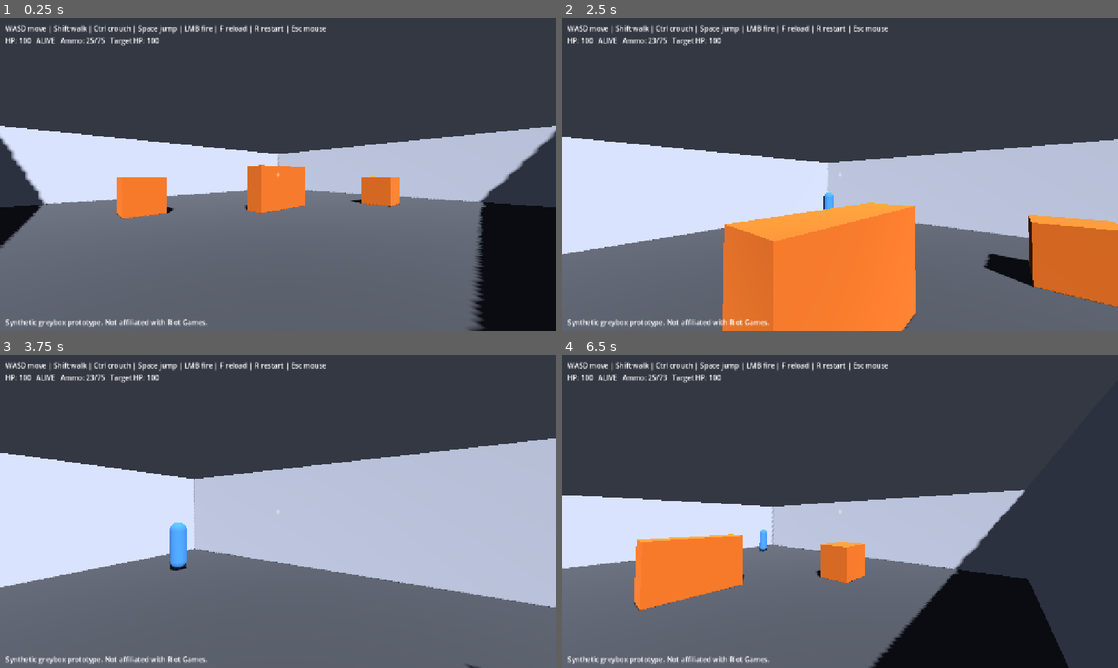
Above: before the commit, frames 1-4 (two rows, left to right).
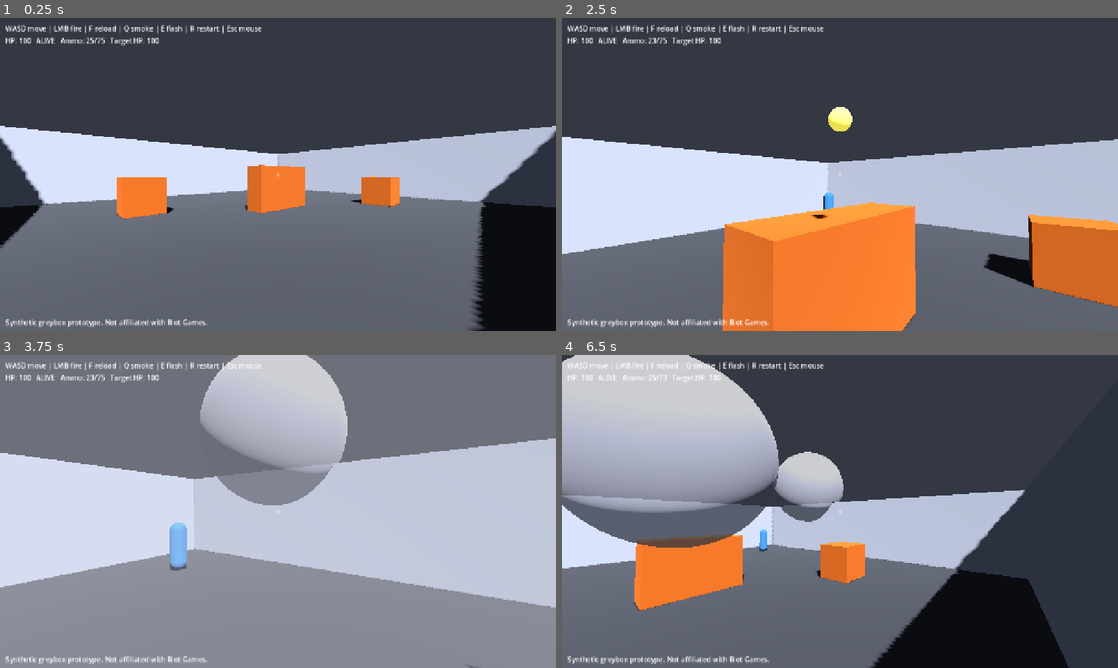
Above: after the commit, the same moments.

Repository: Wonho2007/callout-trainer
Game: Godot game, scene res://scenes/main.tscn
Same seed, same stepped clock (60 frames per second), same inputs: the game is played once before the commit and once after it.
Inputs (mouse positions are in pixels of both pictures, inside the frame that each line leads up to):
- Up to frame 1 (0.25 s): no input
- Up to frame 2 (2.5 s): tap Enter at 0.5 s; move the mouse to (867, 174) at 0.52 s; hold Ctrl (crouch) 0.53-1.28 s; hold W (move_forward) from 0.53 s (still down); tap Space (jump) at 0.77, 1.07, 1.52, 1.82 s; click (867, 174) at 0.8 s; move the mouse to (812, 174) at 1.27 s; click (812, 174) at 1.35 s; tap Shift (walk) at 1.55 s; move the mouse to (851, 168) at 2.02 s; hold Shift (walk) from 2.03 s (still down); tap E (throw_flash, bound only after the commit) at 2.3 s
- Up to frame 3 (3.75 s): keep holding W (move_forward); move the mouse to (272, 517) at 2.77 s; release Shift (walk) at 2.78 s; tap E (throw_flash, bound only after the commit) at 2.85 s; tap Space (jump) at 3.02, 3.32 s; tap Q (throw_smoke, bound only after the commit) at 3.05 s; move the mouse to (316, 514) at 3.52 s; hold Q (throw_smoke, bound only after the commit) from 3.53 s (still down)
- Up to frame 4 (6.5 s): tap Space (jump) at 3.77, 3.8, 4.07, 4.35, 4.52, 4.82, 6.02, 6.32 s; tap F (reload) at 4.15 s; move the mouse to (795, 508) at 4.27 s; release Q (throw_smoke, bound only after the commit) at 4.28 s; tap Ctrl (crouch) at 4.55 s; tap R (restart) at 4.9 s; move the mouse to (845, 511) at 5.02 s; hold Ctrl (crouch) 5.03-5.78 s; click (845, 511) at 5.3 s; move the mouse to (817, 505) at 5.77 s; release W (move_forward) at 5.78 s; hold D (move_right) from 5.78 s (still down); click (817, 505) at 5.85 s; tap Shift (walk) at 6.05 s

The runs differ from the first frame. In frame 1, 0.6% of the frame differs, in the area x 9-59%, y 2-6%; in frame 2, 0.9%; in frame 3, 65%, in the area x 0-100%, y 0-100%; in frame 4, 23%.

Commit message:
Add smoke and flash utility primitives (Person 1)
Data-driven utility (utility/abilities.json) mapped onto the brief's primitives.
UtilitySystem spawns effects and exposes geometric queries for perception and
the shared weapon. Smoke is a timed spherical los_blocker (layer 5) that blocks
shots and LOS and fogs the first-person view when inside. Flash is a tossed
RigidBody3D projectile that arcs, bounces, detonates after a delay, and blinds
the player scaled by facing/range, blocked by smoke/geometry. Weapon gains an
optional occluder so shots crossing smoke are blocked. Effects expose queries,
not policy inputs; occlusion uses the same tests perception will use.

Verified in Godot 4.4.1: Q smoke blocks shots and fogs view; E flash arcs and
whiteouts based on gaze. Values are documented placeholders. check_repo passes.

Diff:
--- a/project.godot
+++ b/project.godot
@@ -79,6 +79,16 @@
 "events": [Object(InputEventKey,"resource_local_to_scene":false,"resource_name":"","device":-1,"window_id":0,"alt_press …(190 unchanged characters)…
 ]
 }
+throw_smoke={
+"deadzone": 0.5,
+"events": [Object(InputEventKey,"resource_local_to_scene":false,"resource_name":"","device":-1,"window_id":0,"alt_pressed":false,"shift_pressed":false,"ctrl_pressed":false,"meta_pressed":false,"pressed":false,"keycode":0,"physical_keycode":81,"key_label":0,"unicode":0,"location":0,"echo":false,"script":null)
+]
+}
+throw_flash={
+"deadzone": 0.5,
+"events": [Object(InputEventKey,"resource_local_to_scene":false,"resource_name":"","device":-1,"window_id":0,"alt_pressed":false,"shift_pressed":false,"ctrl_pressed":false,"meta_pressed":false,"pressed":false,"keycode":0,"physical_keycode":69,"key_label":0,"unicode":0,"location":0,"echo":false,"script":null)
+]
+}
 
 [layer_names]
 
@@ -86,6 +96,7 @@
 3d_physics/layer_2="player"
 3d_physics/layer_3="bots"
 3d_physics/layer_4="regions"
+3d_physics/layer_5="smoke"
 
 [rendering]
 
--- a/scenes/main.gd
+++ b/scenes/main.gd
@@ -10,6 +10,7 @@
 const ActorScene := preload("res://actors/actor_base.tscn")
 
 @onready var builder = $SandboxBuilder
+@onready var utility: UtilitySystem = $UtilitySystem
 
 var _player: ActorBase
 var _target: ActorBase
@@ -52,6 +53,10 @@
 	_player = PlayerScene.instantiate()
 	add_child(_player)
 	_player.died.connect(_on_player_died)
+	# Give the player references it needs for utility (shared mechanics side).
+	_player.utility = utility
+	_player.flash_overlay = get_node_or_null("HUD/FlashOverlay")
+	_player.smoke_overlay = get_node_or_null("HUD/SmokeOverlay")
 	if spawn:
 		_player.teleport_to(spawn)
 	else:
@@ -91,7 +96,7 @@
 func _update_hud() -> void:
 	var hud := get_node_or_null("HUD/Hints")
 	if hud:
-		hud.text = "WASD move | Shift walk | Ctrl crouch | Space jump | LMB fire | F reload | R restart | Esc mouse"
+		hud.text = "WASD move | LMB fire | F reload | Q smoke | E flash | R restart | Esc mouse"
 
 
 func _update_status() -> void:
--- a/scenes/main.tscn
+++ b/scenes/main.tscn
@@ -1,7 +1,8 @@
-[gd_scene load_steps=3 format=3 uid="uid://cm4in00000001"]
+[gd_scene load_steps=4 format=3 uid="uid://cm4in00000001"]
 
 [ext_resource type="Script" uid="uid://dfec0kcp4d87e" path="res://scenes/main.gd" id="1"]
 [ext_resource type="Script" uid="uid://cwwxwe76bs0qx" path="res://world/sandbox_builder.gd" id="2"]
+[ext_resource type="Script" uid="uid://ogm6vrlqe11l" path="res://utility/utility_system.gd" id="3"]
 
 [node name="Main" type="Node3D"]
 script = ExtResource("1")
@@ -9,14 +10,31 @@
 [node name="SandboxBuilder" type="Node3D" parent="."]
 script = ExtResource("2")
 
+[node name="UtilitySystem" type="Node3D" parent="."]
+script = ExtResource("3")
+
 [node name="HUD" type="CanvasLayer" parent="."]
+
+[node name="FlashOverlay" type="ColorRect" parent="HUD"]
+anchors_preset = 15
+anchor_right = 1.0
+anchor_bottom = 1.0
+mouse_filter = 2
+color = Color(1, 1, 1, 0)
+
+[node name="SmokeOverlay" type="ColorRect" parent="HUD"]
+anchors_preset = 15
+anchor_right = 1.0
+anchor_bottom = 1.0
+mouse_filter = 2
+color = Color(0.82, 0.82, 0.86, 0)
 
 [node name="Hints" type="Label" parent="HUD"]
 offset_left = 12.0
 offset_top = 12.0
 offset_right = 900.0
 offset_bottom = 40.0
-text = "WASD move | Shift walk | Ctrl crouch | Space jump | LMB fire | F reload | R restart | Esc mouse"
+text = "WASD move | LMB fire | F reload | Q smoke | E flash | R restart | Esc mouse"
 
 [node name="Crosshair" type="Label" parent="HUD"]
 anchors_preset = 8
--- a/scenes/player/player.gd
+++ b/scenes/player/player.gd
@@ -16,8 +16,14 @@
 @onready var collision: CollisionShape3D = $CollisionShape3D
 @onready var weapon: Weapon = $Camera3D/Weapon
 
+## Injected by main: the shared utility system and the HUD overlays.
+var utility: UtilitySystem
+var flash_overlay: ColorRect
+var smoke_overlay: ColorRect
+
 var _pitch: float = 0.0
 var _mouse_captured: bool = false
+var _flash_blind_remaining: float = 0.0
 
 
 func _ready() -> void:
@@ -40,15 +46,86 @@
 	# Reload (F). Only when alive and mouse captured (not in a menu).
 	if event.is_action_pressed("reload") and is_alive and _mouse_captured:
 		weapon.reload()
+	# Throw utility: land it where the player is aiming (first geometry hit).
+	if is_alive and _mouse_captured and utility:
+		if event.is_action_pressed("throw_smoke"):
+			utility.throw_smoke(_aim_landing_point())
+		elif event.is_action_pressed("throw_flash"):
+			var from := camera.global_position - camera.global_transform.basis.z * 0.5
+			var toss := -camera.global_transform.basis.z * 12.0 + Vector3.UP * 3.0
+			var f := utility.throw_flash(from, toss)
+			if f:
+				f.detonated.connect(_on_flash_detonated)
+
+
+## Where the player is aiming lands on the first world surface, else a point
+## ahead. Used as the utility deploy position.
+func _aim_landing_point() -> Vector3:
+	var origin := camera.global_position
+	var dir := -camera.global_transform.basis.z
+	var space := get_world_3d().direct_space_state
+	var query := PhysicsRayQueryParameters3D.create(origin, origin + dir * 40.0)
+	query.collide_with_bodies = true
+	query.exclude = [get_rid()]
+	var hit := space.intersect_ray(query)
+	if hit:
+		return hit.position
+	return origin + dir * 15.0
+
+
+func _on_flash_detonated(source_position: Vector3) -> void:
+	# Apply the blind to the player using the same geometry rule as bots: the
+	# flash must be visible (clear LOS, not through smoke) to blind.
+	var eye := camera.global_position
+	var forward := -camera.global_transform.basis.z
+	var has_los := _has_clear_los(eye, source_position)
+	# Find the active flash to compute duration.
+	for flash in utility.active_flashes():
+		var dur: float = flash.blind_duration_for(eye, forward, has_los)
+		if dur > _flash_blind_remaining:
+			_flash_blind_remaining = dur
+
+
+## Clear line of sight between two points: not blocked by world geometry or by
+## any active smoke (the shared occlusion rule).
+func _has_clear_los(a: Vector3, b: Vector3) -> bool:
+	var space := get_world_3d().direct_space_state
+	var query := PhysicsRayQueryParameters3D.create(a, b)
+	query.collide_with_bodies = true
+	query.exclude = [get_rid()]
+	var hit := space.intersect_ray(query)
+	if hit:
+		return false
+	if utility and utility.segment_blocked_by_smoke(a, b):
+		return false
+	return true
 
 
 func _fire_weapon() -> void:
 	# Fire from the camera along its forward direction. Spread widens while
-	# moving. The weapon raycasts against the world and applies damage itself.
+	# moving. The weapon raycasts against the world and applies damage itself;
+	# shots whose line crosses active smoke are blocked (shared LOS rule).
+	weapon.occluder = utility
 	var origin := camera.global_position
 	var direction := -camera.global_transform.basis.z
 	var moving := velocity.length() > 0.5
 	weapon.fire(origin, direction, moving, self)
+
+
+func _process(delta: float) -> void:
+	# Fade the first-person flash whiteout.
+	if _flash_blind_remaining > 0.0:
+		_flash_blind_remaining = maxf(0.0, _flash_blind_remaining - delta)
+	if flash_overlay:
+		# Alpha tracks remaining blind time (1.0 when fully blinded).
+		var a := clampf(_flash_blind_remaining, 0.0, 1.0)
+		flash_overlay.color.a = a
+
+	# In-smoke camera fog: fade in when the camera is inside a smoke volume.
+	if smoke_overlay and utility:
+		var inside := utility.point_in_smoke(camera.global_position)
+		var target := 0.9 if inside else 0.0
+		smoke_overlay.color.a = move_toward(smoke_overlay.color.a, target, delta * 4.0)
 
 
 func _physics_process(delta: float) -> void:
--- /dev/null
+++ b/utility/abilities.json
@@ -0,0 +1,22 @@
+{
+  "schema_version": 1,
+  "synthetic": true,
+  "note": "Data-driven utility definitions (brief 6.3). Abilities are mapped onto three primitives, not hand-coded per agent: los_blocker (smoke), blind (flash), area_damage (molly, stretch, not implemented). All values are DOCUMENTED PLACEHOLDERS tuned by playtest, not Valorant data. area_damage is listed for completeness but is a stretch feature.",
+  "abilities": [
+    {
+      "id": "smoke",
+      "primitive": "los_blocker",
+      "radius": 3.0,
+      "duration_s": 12.0,
+      "deploy_delay_s": 0.8
+    },
+    {
+      "id": "flash",
+      "primitive": "blind",
+      "trigger_delay_s": 0.6,
+      "max_blind_s": 1.6,
+      "min_blind_s": 0.3,
+      "range_m": 20.0
+    }
+  ]
+}
--- /dev/null
+++ b/utility/flash.gd
@@ -0,0 +1,107 @@
+extends RigidBody3D
+class_name Flash
+## Flash — the blind utility primitive (Person 1, shared mechanics).
+##
+## A small projectile tossed from the thrower that arcs under gravity, bounces
+## off geometry, and detonates after a short delay. On detonation it blinds any
+## agent that can see it within range, with duration scaled by how directly the
+## agent looks at it. This node computes a per-viewer blind amount from geometry;
+## it does NOT reach into bot policy. Person 2's perception applies the blind to
+## bots; Person 1 applies it to the player (first-person whiteout). Fallback bots
+## obey the same rule.
+##
+## Values come from utility/abilities.json — documented placeholders, not
+## Valorant data.
+
+signal detonated(source_position: Vector3)
+signal expired
+
+var trigger_delay_s: float = 0.6
+var max_blind_s: float = 1.6
+var min_blind_s: float = 0.3
+var range_m: float = 20.0
+
+var is_active: bool = false
+var _mesh: MeshInstance3D
+
+
+func setup(ability: Dictionary) -> void:
+	trigger_delay_s = float(ability.get("trigger_delay_s", trigger_delay_s))
+	max_blind_s = float(ability.get("max_blind_s", max_blind_s))
+	min_blind_s = float(ability.get("min_blind_s", min_blind_s))
+	range_m = float(ability.get("range_m", range_m))
+
+
+func _ready() -> void:
+	# Projectile physics: collide with world geometry, bounce a little.
+	collision_layer = 0
+	collision_mask = 1 << 0  # world
+	gravity_scale = 1.0
+	var phys := PhysicsMaterial.new()
+	phys.bounce = 0.4
+	phys.friction = 0.6
+	physics_material_override = phys
+
+	var shape := CollisionShape3D.new()
+	var sphere := SphereShape3D.new()
+	sphere.radius = 0.12
+	shape.shape = sphere
+	add_child(shape)
+
+	_mesh = MeshInstance3D.new()
+	var sm := SphereMesh.new()
+	sm.radius = 0.12
+	sm.height = 0.24
+	_mesh.mesh = sm
+	var mat := StandardMaterial3D.new()
+	mat.albedo_color = Color(0.95, 0.9, 0.4)
+	mat.emission_enabled = true
+	mat.emission = Color(0.9, 0.85, 0.3)
+	_mesh.material_override = mat
+	add_child(_mesh)
+
+	_run_fuse()
+
+
+## Toss the projectile from `from` with an initial `velocity` (world space).
+## Call right after instancing/adding to the tree.
+func throw(from: Vector3, velocity: Vector3) -> void:
+	global_position = from
+	linear_velocity = velocity
+
+
+func _run_fuse() -> void:
+	await get_tree().create_timer(trigger_delay_s).timeout
+	# Stop moving and detonate where it came to rest.
+	freeze = true
+	is_active = true
+	if _mesh:
+		_mesh.visible = false
+	detonated.emit(global_position)
+	# Hold briefly so listeners can sample the blind, then expire.
+	await get_tree().create_timer(0.1).timeout
+	is_active = false
+	expired.emit()
+	queue_free()
+
+
+## Blind duration (seconds) for a viewer at `viewer_pos` facing `viewer_forward`
+## (a normalized direction). Returns 0 if out of range, behind the viewer, or
+## without line of sight (pass has_los=false). Duration scales from min_blind_s
+## (glancing) to max_blind_s (looking straight at it).
+func blind_duration_for(viewer_pos: Vector3, viewer_forward: Vector3, has_los: bool) -> float:
+	if not has_los:
+		return 0.0
+	var to_source := global_position - viewer_pos
+	var dist := to_source.length()
+	if dist > range_m or dist < 0.001:
+		return 0.0
+	var dir := to_source / dist
+	# How directly the viewer looks at the flash: 1.0 = straight on, <=0 behind.
+	var facing := viewer_forward.normalized().dot(dir)
+	if facing <= 0.0:
+		return 0.0
+	# Scale by facing directness and by range falloff.
+	var range_factor := 1.0 - (dist / range_m)
+	var strength := facing * range_factor
+	return lerpf(min_blind_s, max_blind_s, clampf(strength, 0.0, 1.0))
--- /dev/null
+++ b/utility/smoke.gd
@@ -0,0 +1,79 @@
+extends Node3D
+class_name Smoke
+## Smoke — the los_blocker utility primitive (Person 1, shared mechanics).
+##
+## A timed spherical volume that blocks vision raycasts. It lives on the
+## dedicated "smoke" collision layer (layer 5) so the perception system
+## (Person 2) and the shared weapon can test line-of-sight against it separately
+## from world geometry. This node is the physical effect only; it does not
+## decide what anyone can see.
+##
+## Values come from the utility definitions (utility/abilities.json), documented
+## placeholders tuned by playtest — not Valorant data.
+
+const LAYER_SMOKE: int = 1 << 4  # layer 5 "smoke"
+
+signal expired
+
+var radius: float = 3.0
+var duration_s: float = 12.0
+
+var _body: StaticBody3D
+
+
+## Configure from an ability definition dictionary before adding to the tree.
+func setup(ability: Dictionary) -> void:
+	radius = float(ability.get("radius", radius))
+	duration_s = float(ability.get("duration_s", duration_s))
+
+
+func _ready() -> void:
+	_build()
+	await get_tree().create_timer(duration_s).timeout
+	expired.emit()
+	queue_free()
+
+
+func _build() -> void:
+	# Collision body on the smoke layer: raycasts that test the smoke mask will
+	# hit this; it does not collide with or block movement (mask 0, layer only).
+	_body = StaticBody3D.new()
+	_body.collision_layer = LAYER_SMOKE
+	_body.collision_mask = 0
+	add_child(_body)
+
+	var shape := CollisionShape3D.new()
+	var sphere := SphereShape3D.new()
+	sphere.radius = radius
+	shape.shape = sphere
+	_body.add_child(shape)
+
+	# Translucent visual so the smoke reads in-engine.
+	var mesh_instance := MeshInstance3D.new()
+	var mesh := SphereMesh.new()
+	mesh.radius = radius
+	mesh.height = radius * 2.0
+	mesh_instance.mesh = mesh
+	var mat := StandardMaterial3D.new()
+	mat.albedo_color = Color(0.85, 0.85, 0.9, 0.75)
+	mat.transparency = BaseMaterial3D.TRANSPARENCY_ALPHA
+	mesh_instance.material_override = mat
+	_body.add_child(mesh_instance)
+
+
+## True if the straight segment from `a` to `b` passes through this smoke
+## sphere. Perception (Person 2) and the weapon use this to decide occlusion.
+## Uses a cheap point-to-segment distance test so callers can batch it.
+func blocks_segment(a: Vector3, b: Vector3) -> bool:
+	var center := global_position
+	var ab := b - a
+	var t := 0.0
+	if ab.length_squared() > 0.0001:
+		t = clampf((center - a).dot(ab) / ab.length_squared(), 0.0, 1.0)
+	var closest := a + ab * t
+	return closest.distance_to(center) <= radius
+
+
+## True if `point` is inside this smoke sphere (used for the in-smoke fog).
+func contains_point(point: Vector3) -> bool:
+	return point.distance_to(global_position) <= radius
--- /dev/null
+++ b/utility/utility_system.gd
@@ -0,0 +1,87 @@
+extends Node3D
+class_name UtilitySystem
+## Utility system (Person 1, shared mechanics).
+##
+## Loads the data-driven utility definitions and spawns smoke/flash effects from
+## them. Keeps the live effects so the perception system (Person 2) and the
+## shared weapon can query them for line-of-sight occlusion and blind. This is
+## the spawn/registry side only — it does not implement bot vision.
+
+const SmokeScript := preload("res://utility/smoke.gd")
+const FlashScript := preload("res://utility/flash.gd")
+
+@export_file("*.json") var definitions_path: String = "res://utility/abilities.json"
+
+var _defs: Dictionary = {}
+var _smokes: Array[Smoke] = []
+var _flashes: Array[Flash] = []
+
+
+func _ready() -> void:
+	_load_defs(definitions_path)
+
+
+func _load_defs(path: String) -> void:
+	if not FileAccess.file_exists(path):
+		push_error("utility_system: definitions not found: %s" % path)
+		return
+	var json := JSON.new()
+	if json.parse(FileAccess.get_file_as_string(path)) != OK:
+		push_error("utility_system: JSON parse error in %s" % path)
+		return
+	for ability in json.data.get("abilities", []):
+		_defs[String(ability.get("id", ""))] = ability
+
+
+## Spawn a smoke at a world position. Returns the Smoke, or null if undefined.
+func throw_smoke(at: Vector3) -> Smoke:
+	if not _defs.has("smoke"):
+		return null
+	var smoke: Smoke = SmokeScript.new()
+	smoke.setup(_defs["smoke"])
+	add_child(smoke)
+	# Raise so the sphere sits on the ground (center at floor + radius).
+	smoke.global_position = at + Vector3(0, smoke.radius, 0)
+	_smokes.append(smoke)
+	smoke.expired.connect(func(): _smokes.erase(smoke))
+	return smoke
+
+
+## Toss a flash projectile from `from` with an initial `velocity`. Returns the
+## Flash, or null if undefined.
+func throw_flash(from: Vector3, velocity: Vector3) -> Flash:
+	if not _defs.has("flash"):
+		return null
+	var flash: Flash = FlashScript.new()
+	flash.setup(_defs["flash"])
+	add_child(flash)
+	flash.throw(from, velocity)
+	_flashes.append(flash)
+	flash.expired.connect(func(): _flashes.erase(flash))
+	return flash
+
+
+## True if any active smoke blocks the straight segment a -> b. Perception and
+## the weapon call this to add smoke occlusion on top of world geometry.
+func segment_blocked_by_smoke(a: Vector3, b: Vector3) -> bool:
+	for smoke in _smokes:
+		if is_instance_valid(smoke) and smoke.blocks_segment(a, b):
+			return true
+	return false
+
+
+## True if `point` is inside any active smoke (for the in-smoke camera fog).
+func point_in_smoke(point: Vector3) -> bool:
+	for smoke in _smokes:
+		if is_instance_valid(smoke) and smoke.contains_point(point):
+			return true
+	return false
+
+
+## Live effects, for perception/debug to read. Not a policy input path.
+func active_smokes() -> Array[Smoke]:
+	return _smokes
+
+
+func active_flashes() -> Array[Flash]:
+	return _flashes
--- a/weapons/weapon.gd
+++ b/weapons/weapon.gd
@@ -21,6 +21,11 @@
 signal ammo_changed(in_mag: int, reserve: int)
 signal reload_started
 signal reload_finished
+
+## Optional occlusion provider with segment_blocked_by_smoke(a, b) -> bool.
+## When set, a shot whose line to the hit crosses active smoke is blocked (no
+## damage), using the same deterministic test the perception system uses.
+var occluder: Object = null
 
 ## Placeholder rifle stats. Replace with sourced values only if obtained from a
 ## permitted source and documented; otherwise these stay as tuned placeholders.
@@ -94,7 +99,15 @@
 		result["hit"] = true
 		result["position"] = hit.position
 		result["collider"] = hit.collider
-		_apply_hit_damage(hit.collider, hit.position)
+		# Smoke occlusion: if the line to the hit crosses active smoke, the shot
+		# is stopped by the smoke and deals no damage (shared LOS rule).
+		var blocked := false
+		if occluder != null and occluder.has_method("segment_blocked_by_smoke"):
+			blocked = occluder.segment_blocked_by_smoke(origin, hit.position)
+		if not blocked:
+			_apply_hit_damage(hit.collider, hit.position)
+		else:
+			result["hit"] = false
 
 	fired.emit(origin, end, result["hit"])
 
Not shown, added: utility/flash.gd.uid
Not shown, added: utility/smoke.gd.uid
Not shown, added: utility/utility_system.gd.uid
Not shown, changed: docs/HANDOFFS.md
